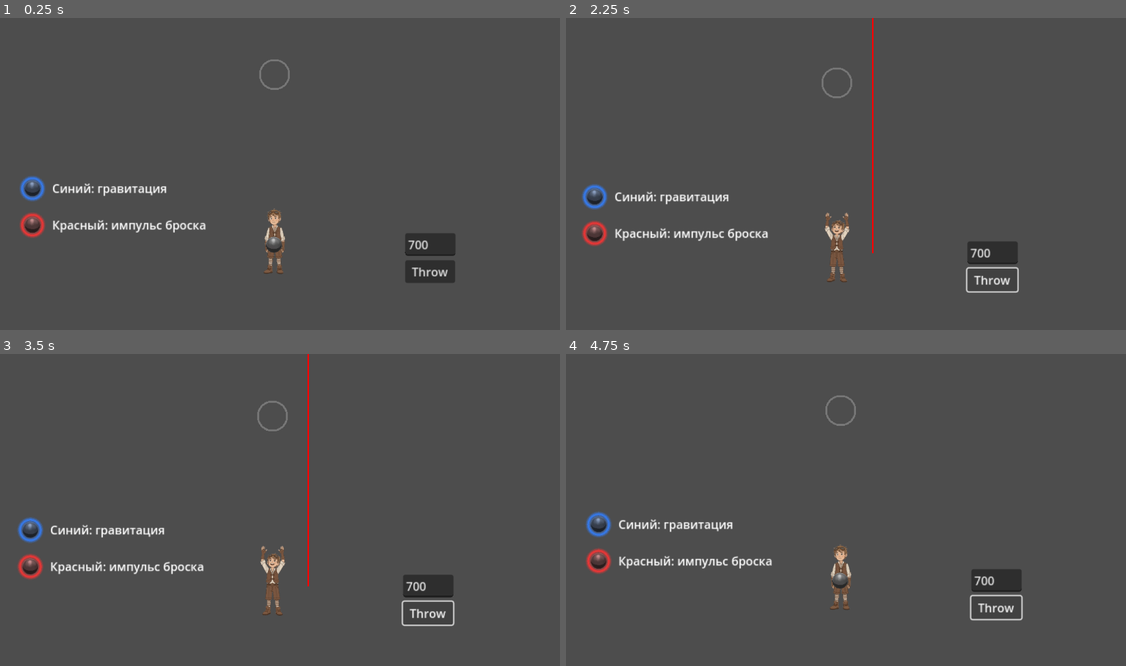
Above: before the commit, frames 1-4 (two rows, left to right).
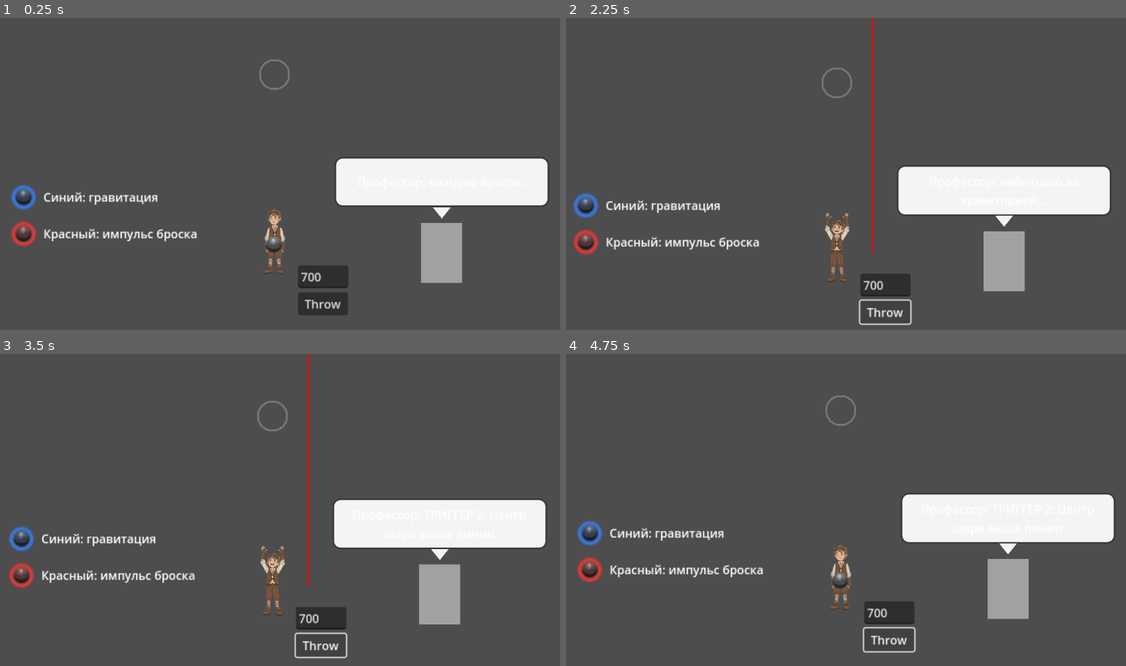
Above: after the commit, the same moments.

Repository: vasyukovin/physics
Game: Godot game, scene res://playground.tscn
The game is run twice, just before and just after one commit, with the same random seed, the same clock (stepped at 60 frames per second) and the same inputs.
Inputs:
- Up to frame 1 (0.25 s): no input
- Up to frame 2 (2.25 s): click "Throw" at 0.5 s; click "Throw" at 1.25 s; click "Throw" at 2 s
- Up to frame 3 (3.5 s): no input
- Up to frame 4 (4.75 s): no input

The runs differ from the first frame. In frame 1, 11% of the frame differs, in the area x 1-98%, y 44-96%; in frame 2, 11%; in frame 3, 11%; in frame 4, 11%.

Commit message:
Add professor dialogue and speech bubble UI to enhance user interaction in playground.gd and playground.tscn

Diff:
--- a/playground.gd
+++ b/playground.gd
@@ -21,6 +21,7 @@
 @onready var height_label: Label = $HeightLabel
 @onready var target_height_line: Sprite2D = $TargetHeightLine
 @onready var camera: Camera2D = $Camera2D
+@onready var professor_dialog_label: Label = $Professor/SpeechBubble/Margin/SpeechText
 
 @export var hand_y_offset: float = 380.0
 @export var pixels_per_meter: float = 100.0  # Conversion factor: 100 pixels = 1 meter
@@ -122,6 +123,7 @@
 
 	_apply_fixed_z_order()
 	_setup_force_outline()
+	_professor_say("Профессор: ожидаю бросок.")
 
 func _physics_process(_delta):
 	# Update camera shake
@@ -145,6 +147,7 @@
 
 func _on_throw_button_pressed():
 	triggers_fired.clear()  # Reset triggers for new throw
+	_professor_say("Профессор: наблюдаю за траекторией...")
 
 	var force_value: float = 0.0
 	if force_input and force_input.text != "":
@@ -217,16 +220,27 @@
 	)
 
 	if result.get("below_line_triggered", false):
-		print("ТРИГГЕР 1: Высочайшая точка шара ниже линии")
+		var message := "ТРИГГЕР 1: Высочайшая точка шара ниже линии"
+		print(message)
+		_professor_say("Профессор: " + message)
 
 	if result.get("above_line_triggered", false):
-		print("ТРИГГЕР 2: Центр шара выше линии")
+		var message := "ТРИГГЕР 2: Центр шара выше линии"
+		print(message)
+		_professor_say("Профессор: " + message)
 		_start_camera_shake()  # Start earthquake effect
 
 	if result.get("on_line_triggered", false):
-		print("ТРИГГЕР 3: попадание в цель (dist=%.2f px)" % result.get("hit_distance", INF))
+		var message := "ТРИГГЕР 3: попадание в цель (dist=%.2f px)" % result.get("hit_distance", INF)
+		print(message)
+		_professor_say("Профессор: " + message)
 		if target_ring_controller:
 			target_ring_controller.play_hit_fx()
+
+func _professor_say(text: String) -> void:
+	if not professor_dialog_label:
+		return
+	professor_dialog_label.text = text
 
 func _start_camera_shake():
 	"""Start the camera shake effect (earthquake)"""
--- a/playground.tscn
+++ b/playground.tscn
@@ -1,8 +1,20 @@
-[gd_scene load_steps=5 format=3 uid="uid://cc8u44lwboe8l"]
+[gd_scene load_steps=6 format=3 uid="uid://cc8u44lwboe8l"]
 
 [ext_resource type="Script" uid="uid://m8ijcvnhpgc5" path="res://playground.gd" id="1_m8u5f"]
 [ext_resource type="PackedScene" uid="uid://dwffayb7mb7kt" path="res://Player/player.tscn" id="1_rupst"]
 [ext_resource type="PackedScene" uid="uid://cfwn7u670wl21" path="res://Ball/ball.tscn" id="3_is3ju"]
+
+[sub_resource type="StyleBoxFlat" id="StyleBoxFlat_professor_bubble"]
+bg_color = Color(1, 1, 1, 0.94)
+border_width_left = 2
+border_width_top = 2
+border_width_right = 2
+border_width_bottom = 2
+border_color = Color(0.2, 0.2, 0.2, 1)
+corner_radius_top_left = 10
+corner_radius_top_right = 10
+corner_radius_bottom_right = 10
+corner_radius_bottom_left = 10
 
 [sub_resource type="StyleBoxFlat" id="StyleBoxFlat_m8u5f"]
 bg_color = Color(0, 0, 0, 0)
@@ -16,13 +28,48 @@
 [node name="Ball" parent="." instance=ExtResource("3_is3ju")]
 position = Vector2(581, 341)
 
+[node name="Professor" type="Node2D" parent="."]
+position = Vector2(810, 393)
+
+[node name="ProfessorPlaceholder" type="ColorRect" parent="Professor"]
+offset_left = -28.0
+offset_top = -82.0
+offset_right = 28.0
+color = Color(0.63, 0.63, 0.63, 1)
+
+[node name="SpeechBubble" type="PanelContainer" parent="Professor"]
+offset_left = -146.0
+offset_top = -172.0
+offset_right = 146.0
+offset_bottom = -104.0
+theme_override_styles/panel = SubResource("StyleBoxFlat_professor_bubble")
+
+[node name="Margin" type="MarginContainer" parent="Professor/SpeechBubble"]
+layout_mode = 2
+theme_override_constants/margin_left = 10
+theme_override_constants/margin_top = 8
+theme_override_constants/margin_right = 10
+theme_override_constants/margin_bottom = 8
+
+[node name="SpeechText" type="Label" parent="Professor/SpeechBubble/Margin"]
+layout_mode = 2
+size_flags_horizontal = 3
+text = "Профессор: ожидаю бросок."
+horizontal_alignment = 1
+autowrap_mode = 2
+
+[node name="SpeechTail" type="Polygon2D" parent="Professor"]
+position = Vector2(0, -103)
+color = Color(1, 1, 1, 0.94)
+polygon = PackedVector2Array(-12, 0, 12, 0, 0, 15)
+
 [node name="UI" type="Control" parent="."]
 layout_mode = 3
 anchors_preset = 0
-offset_left = 781.0
-offset_top = 387.0
-offset_right = 816.0
-offset_bottom = 437.0
+offset_left = 635.0
+offset_top = 431.0
+offset_right = 670.0
+offset_bottom = 481.0
 
 [node name="ForceInput" type="LineEdit" parent="UI"]
 layout_mode = 0
@@ -42,10 +89,10 @@
 
 [node name="StateLegend" type="PanelContainer" parent="UI"]
 layout_mode = 0
-offset_left = -562.0
-offset_top = -154.0
-offset_right = -234.0
-offset_bottom = 61.0
+offset_left = -428.0
+offset_top = -186.0
+offset_right = -100.0
+offset_bottom = 29.0
 theme_override_styles/panel = SubResource("StyleBoxFlat_m8u5f")
 
 [node name="Margin" type="MarginContainer" parent="UI/StateLegend"]
